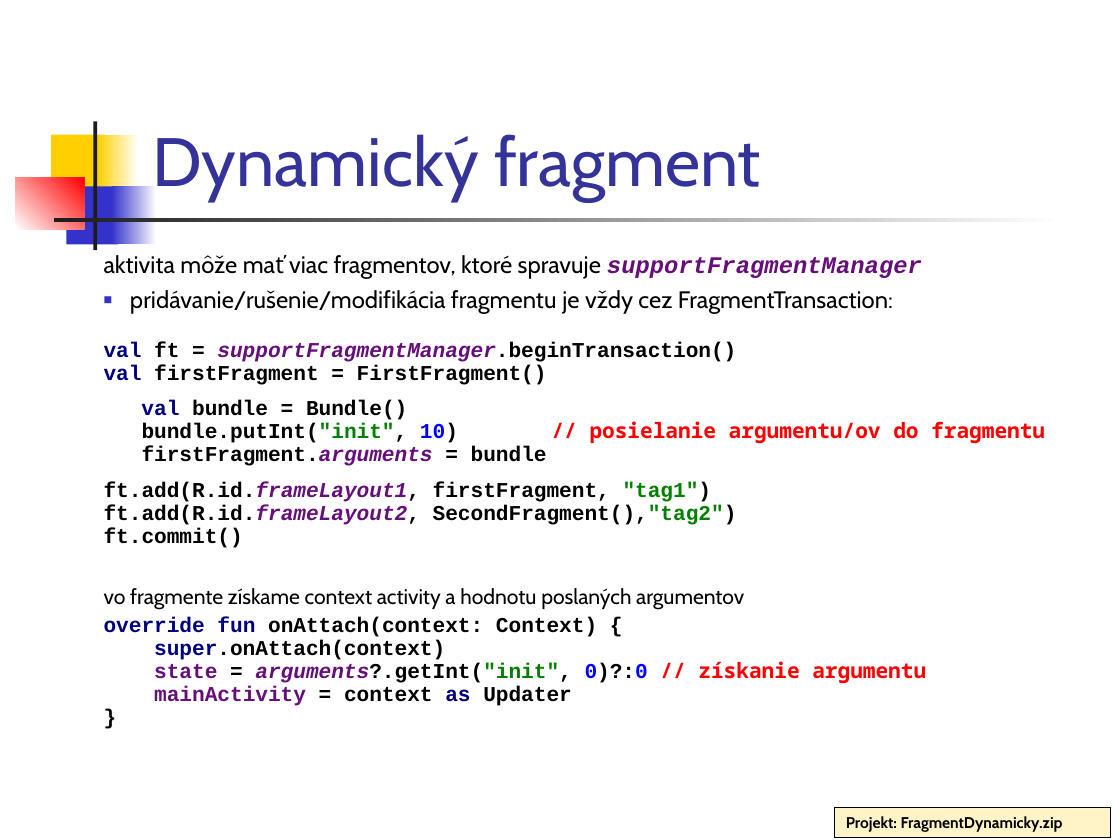
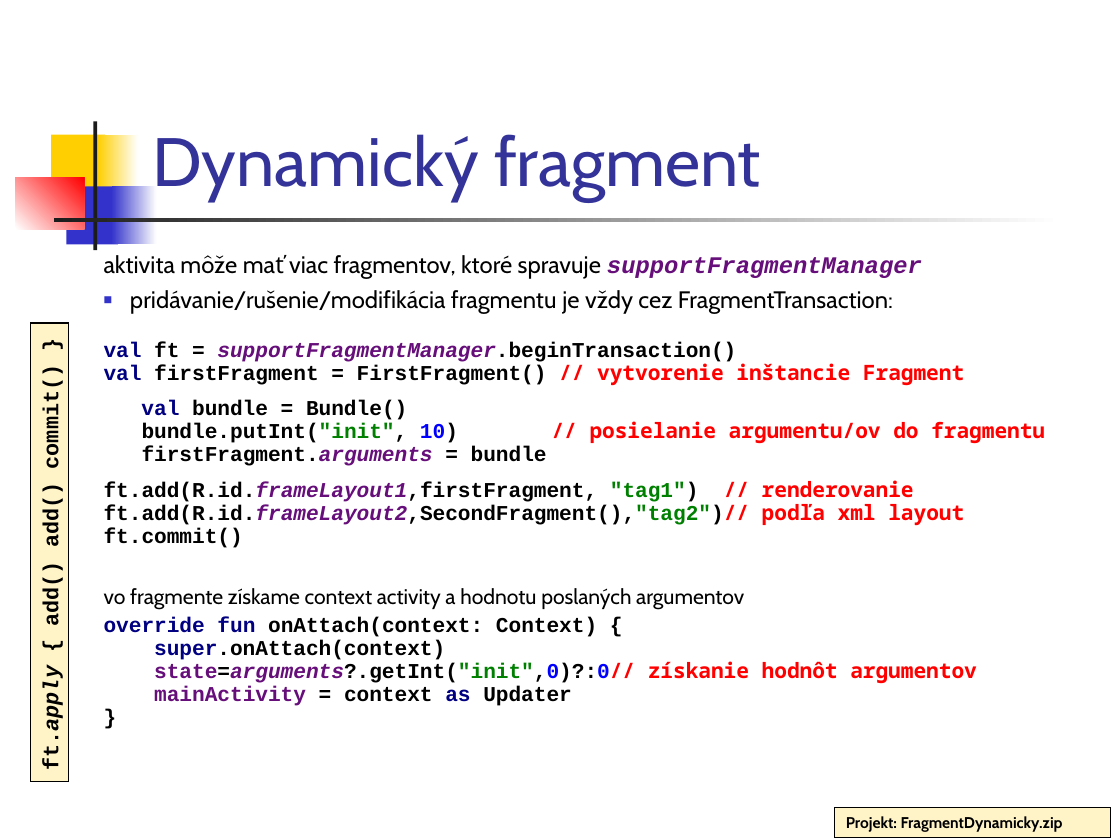
Before and after one commit to vmandro/Prednasky, a slide deck: slide 25 of 06/06_Android.ppt (slide 24 before the commit). Drawn at 1120x840 pixels with LibreOffice and Linux fonts; fonts in the diff are those of the drawing. Boxes give left, top, right and bottom in pixels: in the first picture for what was removed or moved away, otherwise in the second. Text is boxed around its words. In the diff, an @@ line names an element or a change of style, - is before the commit and + after.

```diff
--- a/06/06_Android.ppt
+++ b/06/06_Android.ppt
@@ rectangle added at [31,323,69,782], fill #FFF4C8, outline #000000 0.74 pt, 14 pt, text #000000, bold @@
+ft.apply { add() add() commit() }
@@ text at [104,342,964,386]: text changed @@
-val ft = supportFragmentManager.beginTransaction()
-val firstFragment = FirstFragment()
+val ft = supportFragmentManager.beginTransaction()
+val firstFragment = FirstFragment() // vytvorenie inštancie Fragment
@@ text at [104,480,964,548]: text changed @@
-ft.add(R.id.frameLayout1, firstFragment, "tag1")
-ft.add(R.id.frameLayout2, SecondFragment(),"tag2")
-ft.commit()
+ft.add(R.id.frameLayout1,firstFragment, "tag1") // renderovanie
+ft.add(R.id.frameLayout2,SecondFragment(),"tag2")// podľa xml layout
+ft.commit()
@@ text at [104,617,977,706]: text changed @@
-override fun onAttach(context: Context) {
-super.onAttach(context)
-state = arguments?.getInt("init", 0)?:0 // získanie argumentu
-mainActivity = context as Updater
-}
+override fun onAttach(context: Context) {
+super.onAttach(context)
+state=arguments?.getInt("init",0)?:0// získanie hodnôt argumentov
+mainActivity = context as Updater
+}
```
Also in this commit, not shown: 27 other slides changed, 1 slide added, 2 other files.
